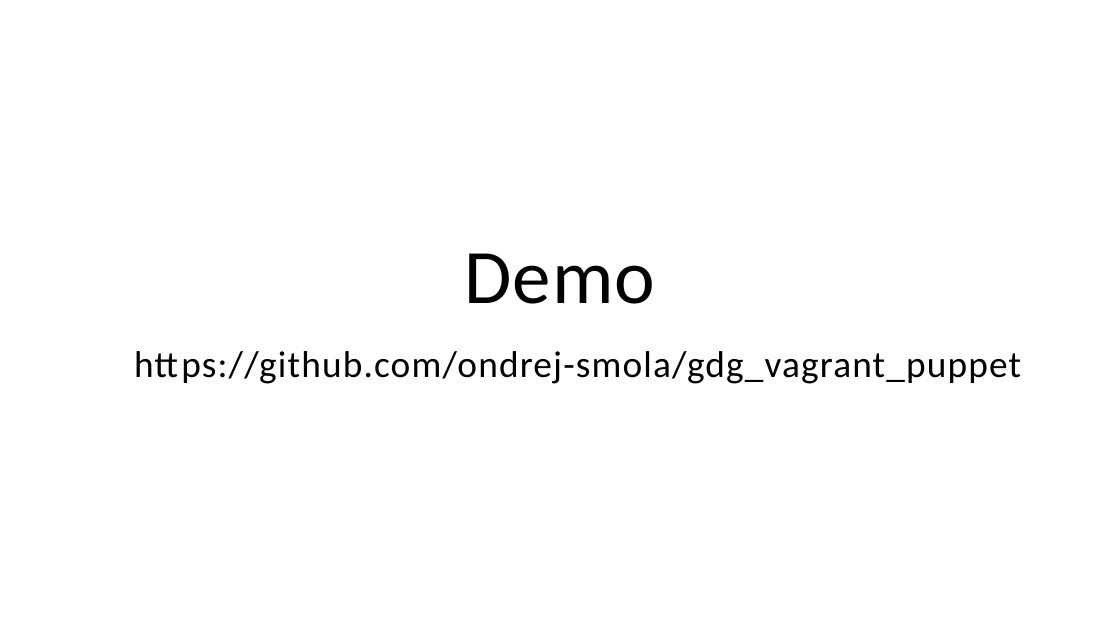
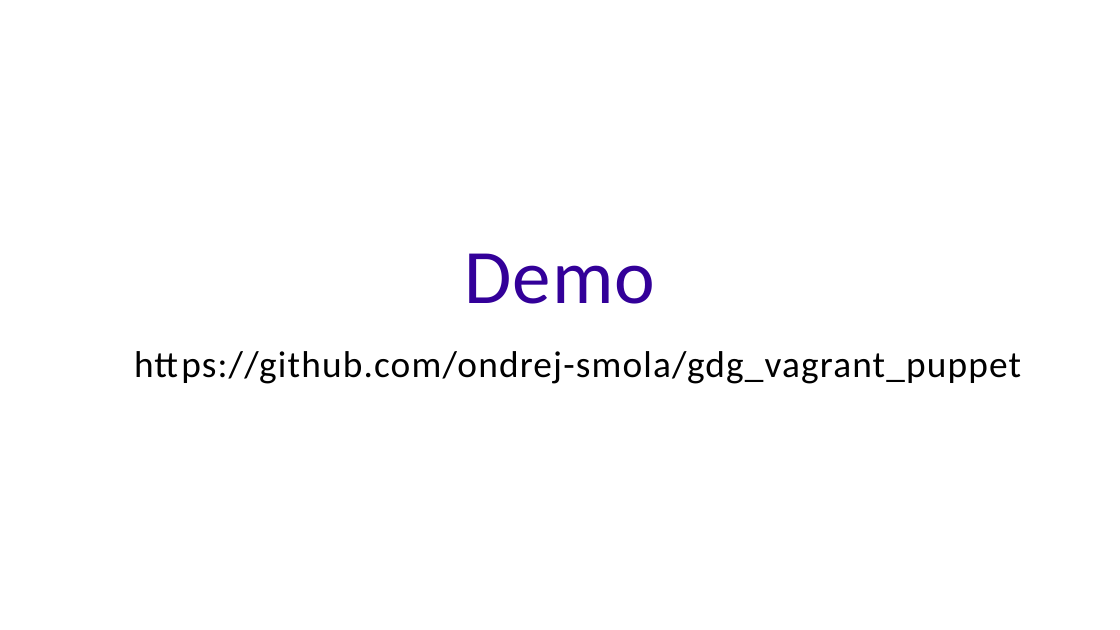
Before and after one commit to ondrej-smola/gdg_vagrant_puppet, a slide deck: slide 7 of gdg.odp (slide 8 before the commit). Drawn at 1120x630 pixels with LibreOffice and Linux fonts; fonts in the diff are those of the drawing; background and template pictures are left out. Boxes give left, top, right and bottom in pixels: in the first picture for what was removed or moved away, otherwise in the second. Text is boxed around its words. In the diff, an @@ line names an element or a change of style, - is before the commit and + after.

```diff
--- a/gdg.odp
+++ b/gdg.odp
@@ title "Demo" at (464, 253, 655, 304): text colour #000000 to #330099 @@
```
Also in this commit, not shown: 4 other slides changed, 2 slides added, 3 slides removed, 3 other files.
